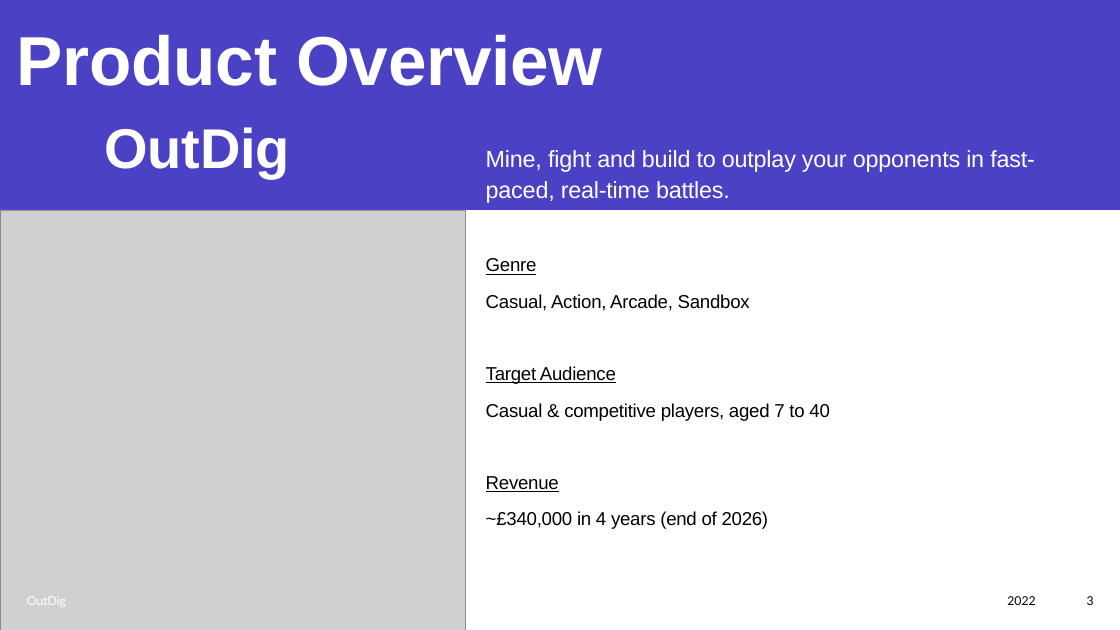
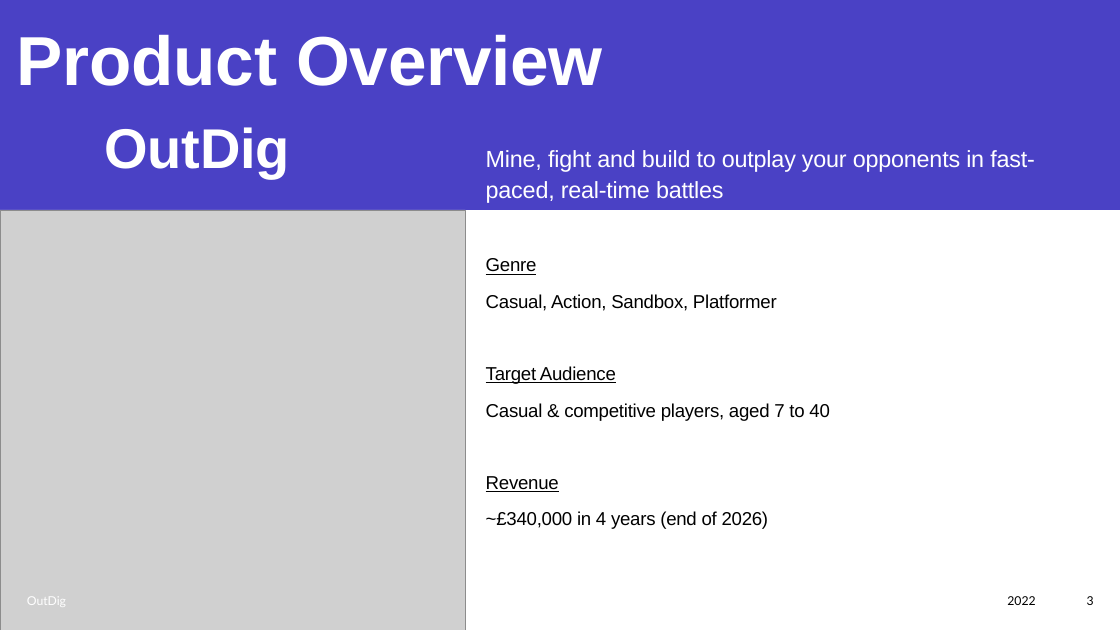
Before and after one commit to Joe34441/IndieDevPPT, a slide deck: slide 3 of CT6018 Joe Mason s4001719.pptx. Drawn at 1120x630 pixels with LibreOffice and Linux fonts; fonts in the diff are those of the drawing; grey boxes stand for pictures. Boxes give left, top, right and bottom in pixels: in the first picture for what was removed or moved away, otherwise in the second. Text is boxed around its words. In the diff, an @@ line names an element or a change of style, - is before the commit and + after.

```diff
--- a/CT6018 Joe Mason s4001719.pptx
+++ b/CT6018 Joe Mason s4001719.pptx
@@ text at bbox=[486, 150, 1035, 203]: text changed @@
-Mine, fight and build to outplay your opponents in fast-paced, real-time battles.
+Mine, fight and build to outplay your opponents in fast-paced, real-time battles
@@ text at bbox=[486, 294, 777, 311]: text changed @@
-Casual, Action, Arcade, Sandbox
+Casual, Action, Sandbox, Platformer
```
Also in this commit, not shown: 9 other slides changed.
